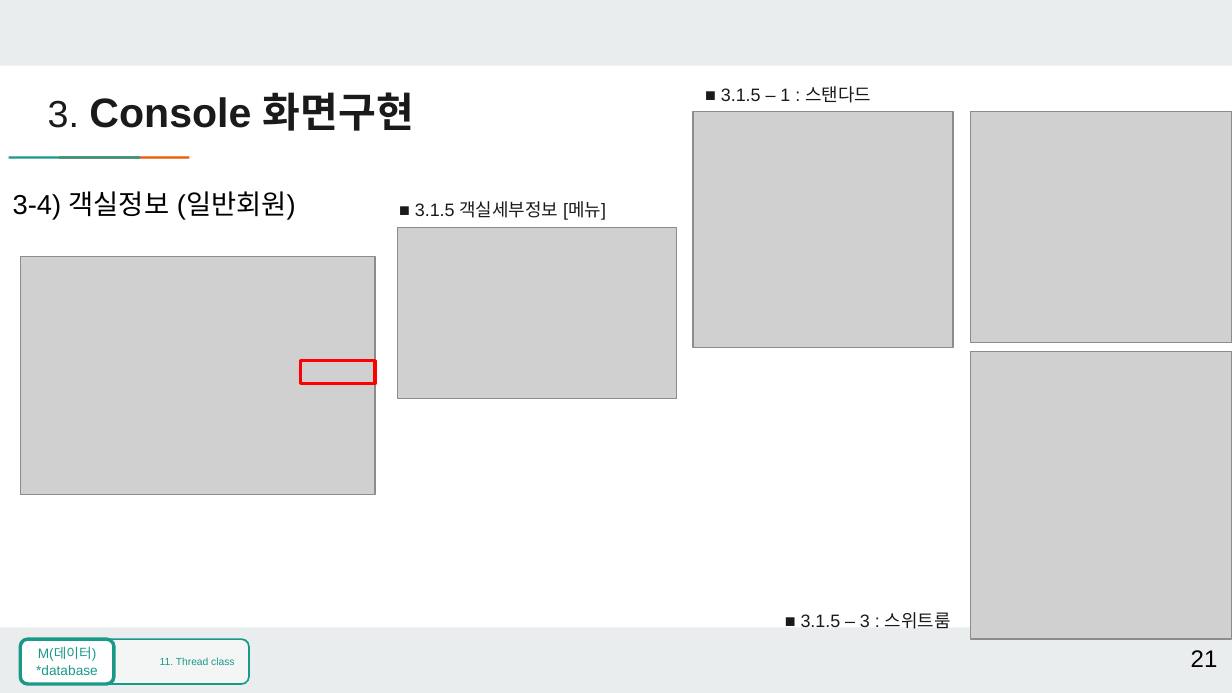
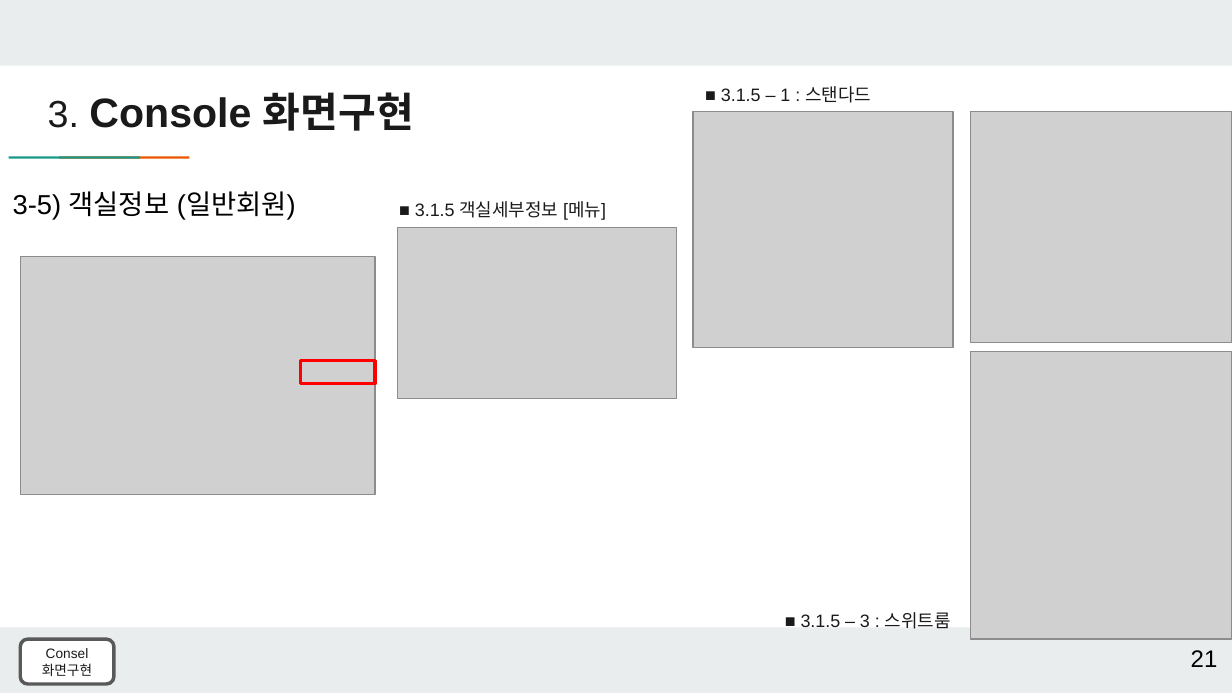
Before and after one commit to yongbeomj/Java-Console-Project, a slide deck: slide 21 of TeamProject/src/ppt/3조_호텔예약프로그램(장용범,김태호,신우현).pptx. Drawn at 1232x693 pixels with LibreOffice and Linux fonts; fonts in the diff are those of the drawing; grey boxes stand for pictures; background and template pictures are left out. Boxes give left, top, right and bottom in pixels: in the first picture for what was removed or moved away, otherwise in the second. Text is boxed around its words. In the diff, an @@ line names an element or a change of style, - is before the commit and + after.

```diff
--- a/TeamProject/src/ppt/3조_호텔예약프로그램(장용범,김태호,신우현).pptx
+++ b/TeamProject/src/ppt/3조_호텔예약프로그램(장용범,김태호,신우현).pptx
@@ text at (13, 191, 296, 220): text changed @@
-3-4) 객실정보 (일반회원)
+3-5) 객실정보 (일반회원)
@@ rounded rectangle "Consel 화면구현" at (20, 639, 113, 684): outline #1A9988 2 pt to #595959 2 pt @@
@@ rounded rectangle removed at (20, 639, 249, 684) @@
-11. Thread class
@@ text in rounded rectangle at (42, 648, 92, 676): text changed; text colour #1A9988 to #1A1A1A @@
-M(데이터)
-*database
+Consel
+화면구현
```
Also in this commit, not shown: 7 other slides changed, 1 other file.
